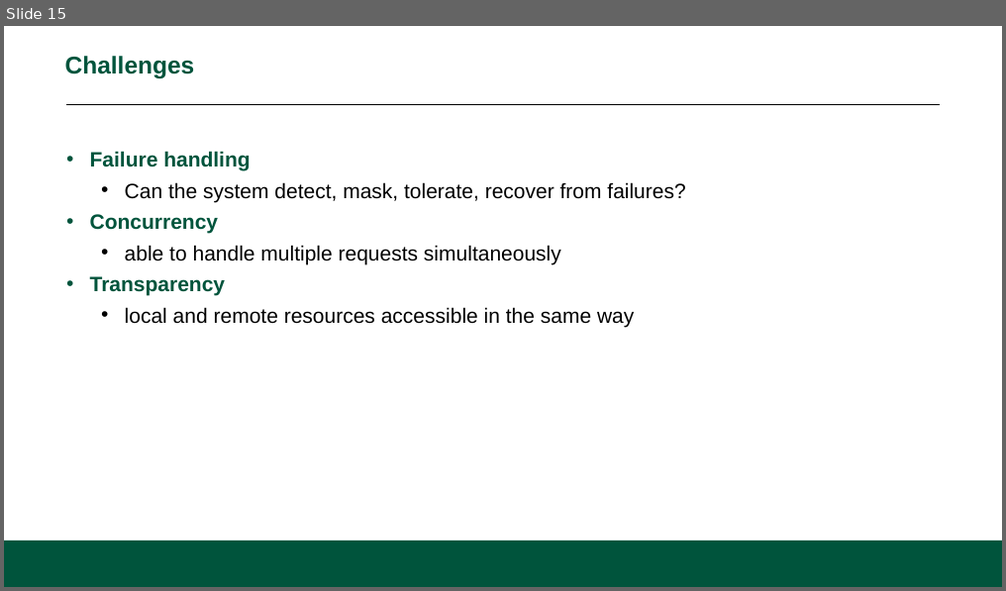
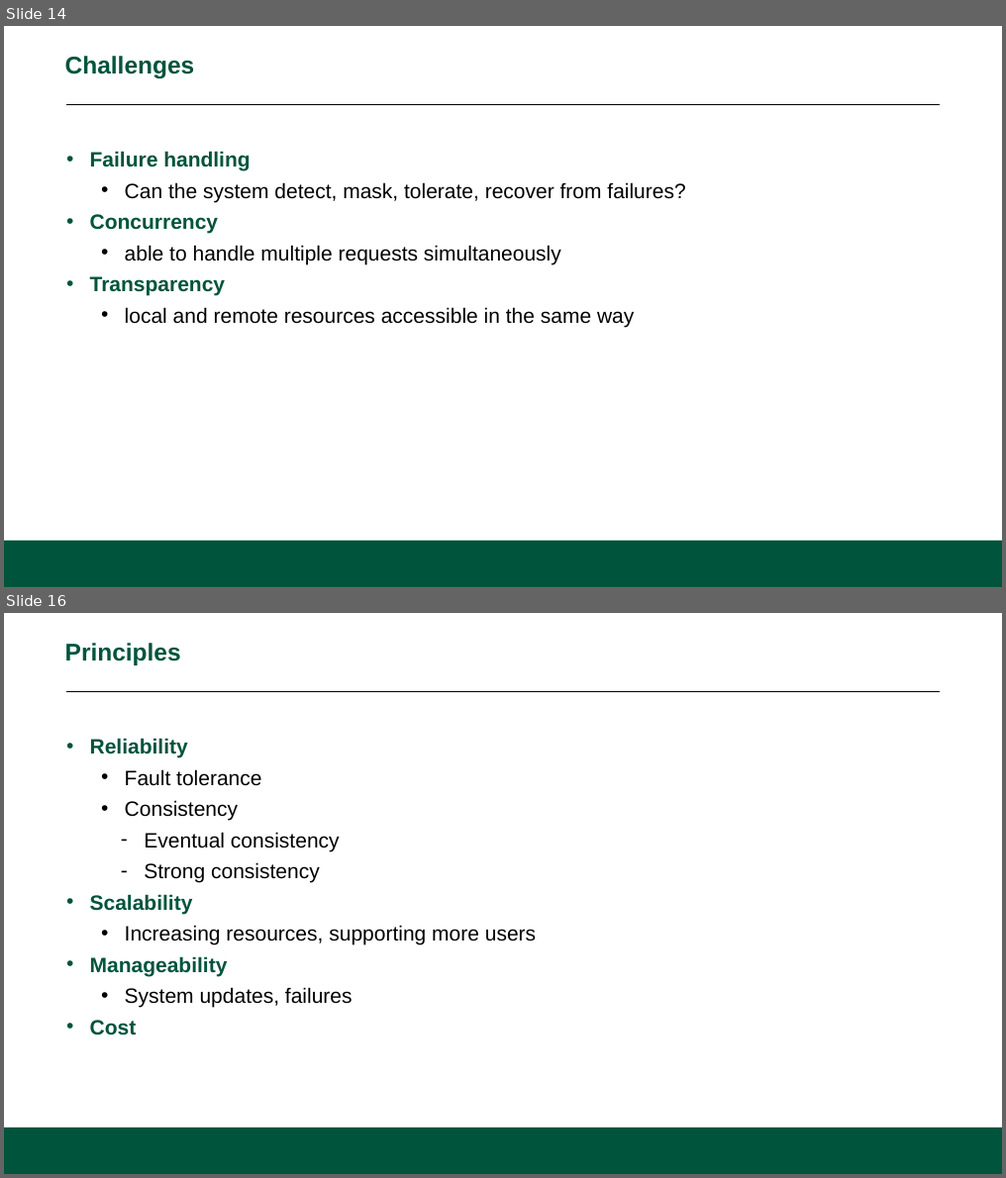
Before and after one commit to CS601-F15/lectures, a slide deck: slides/dsdoverview.pptx. Shown one above the other, each under a label of ours: slide 15 before the commit, slides 14 and 16 after it; the slides between them are not shown. The pictures are 1006x591 and 1006x1178 pixels, drawn with LibreOffice and Linux fonts; fonts in the diff are those of the drawing; background and template pictures are left out. Boxes give left, top, right and bottom in pixels: in the first picture for what was removed or moved away, otherwise in the second. Text is boxed around its words. In the diff, an @@ line names an element or a change of style, - is before the commit and + after.

```diff
--- a/slides/dsdoverview.pptx
+++ b/slides/dsdoverview.pptx
@@ slide 16 added at [4, 613, 1002, 1174], background #FFFFFF; not listed: 2 template elements that a slide beside it also shows @@
@@ title added at [65, 643, 181, 665], 28 pt, text #00543C, bold @@
+Principles
@@ text added at [90, 738, 536, 1036], 24 pt, text #000000 @@
+• Reliability
+      • Fault tolerance
+      • Consistency
+        – Eventual consistency
+        – Strong consistency
+• Scalability
+      • Increasing resources, supporting more users
+• Manageability
+      • System updates, failures
+• Cost
@@ what was slide 15 is now slide 14 @@
```
Also in this commit, not shown: 5 other slides added, 2 slides removed.
